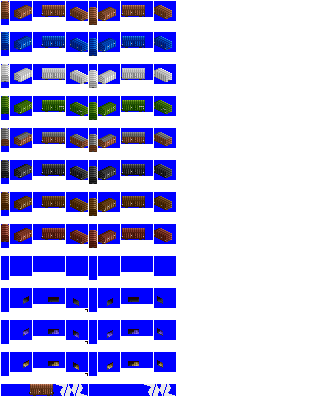
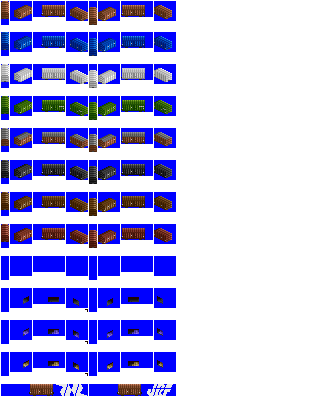
Before/after of a 335px x 400px layered artwork. What changed in the layer stack:
painted on "wamu" over [117, 384, 142, 396]
painted on "Pasted Layer" over [144, 384, 175, 396]
